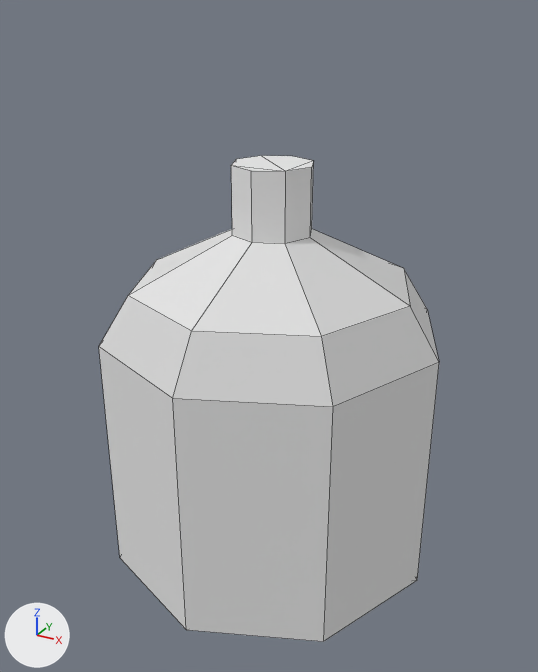
The OBJ model ProjectFiles/Muffin Warriors/Assets/Art/3D models/Environment/props/bottle 02.obj as it was, and as the next commit left it.
One viewpoint serves both versions: a 50 mm camera at (16.4, -30.1, 26.9) aimed at (0.0, -0.4, 12.1). Every picture has the same lights, and +X, +Y and +Z are marked at lower left. Mesh edges are drawn as thin lines. Where no turn or scale is listed for an object, it has been applied to the vertices.

Script lines for the objects in view, before the commit:
```python
me_bottle_02 = bpy.data.meshes.new('bottle 02')
me_bottle_02.from_pydata(...)  # 40 vertices, 40 faces; spans x -8.5..8.5, y -8.5..8.5, z 0.0..20.5
me_bottle_02.materials.append(mat_material__29)  # white #e7e7e7
# before: 26 (1.4, 1.4, 20.5) at pixel (313, 160), 27 (2.0, 0.0, 20.5) at pixel (311, 167), 29 (0.0, 2.0, 20.5) at pixel (292, 156), 31 (-1.4, 1.4, 20.5) at pixel (261, 155), 33 (-2.0, 0.0, 20.5) at pixel (236, 159)
# before: 35 (-1.4, -1.4, 20.5) at pixel (231, 165), 37 (0.0, -2.0, 20.5) at pixel (251, 170), 39 (1.4, -1.4, 20.5) at pixel (285, 171)
ob_bottle_02 = bpy.data.objects.new('bottle 02', me_bottle_02)
ob_bottle_02.location = (0.0, 0.0, 0.0)
```
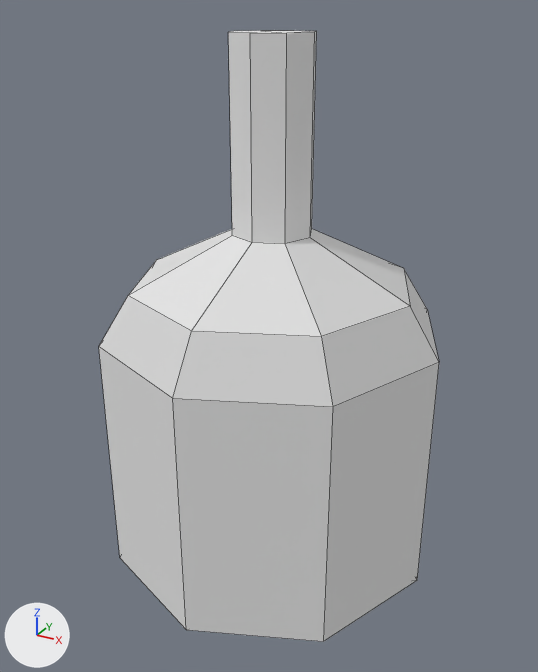
The newer file is also turned or shifted as a whole; pictures and numbers use the older file's frame.

What differs and where, as boxes [x1, y1, x2, y2] in the pictures (538 x 672 px; the box of a moved part takes in the faces that stretch with it):
```json
{"object": "bottle 02", "change": "reshaped", "before": [99, 156, 439, 642], "after": [99, 30, 439, 642], "on screen": "26% taller"}
{"part": 1, "of": "me_bottle_02", "change": "moved or reshaped", "before": [231, 156, 313, 243], "after": [228, 30, 317, 243]}
```

Edits to the scene script, one JSON object a line:
```json
{"block": "me_bottle_02", "where": "me_bottle_02.from_pydata(...)  # 40 vertices, 40 faces; spans x -8.5..8.5, y -8.5..8.5, z 0.0..20.5"}
{"block": "me_bottle_02", "where": "# used by ob_bottle_02; location = (0.0, 0.0, 0.0)"}
{"block": "me_bottle_02", "change": "me_bottle_02 part 1"}
{"op": "add", "block": "me_bottle_02", "code": "for i in [26, 27, 29, 31, 33, 35, 37, 39]: me_bottle_02.vertices[i].co += Vector((0.0, 0.0, 5.5))"}
```
